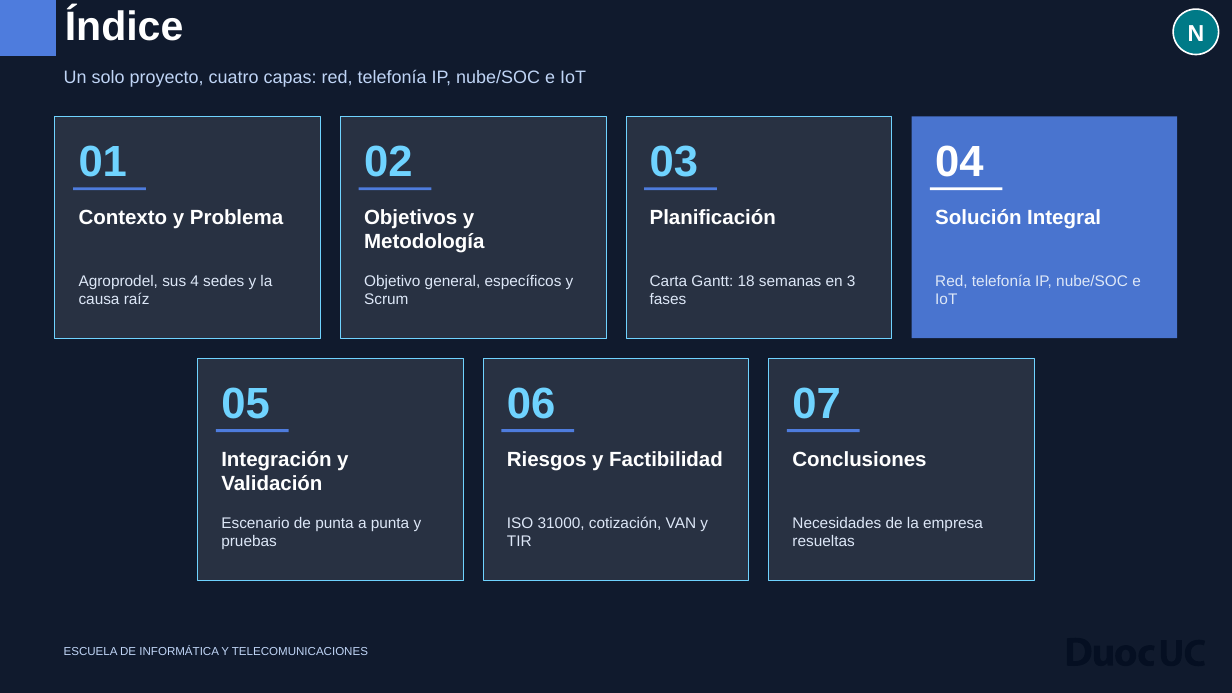
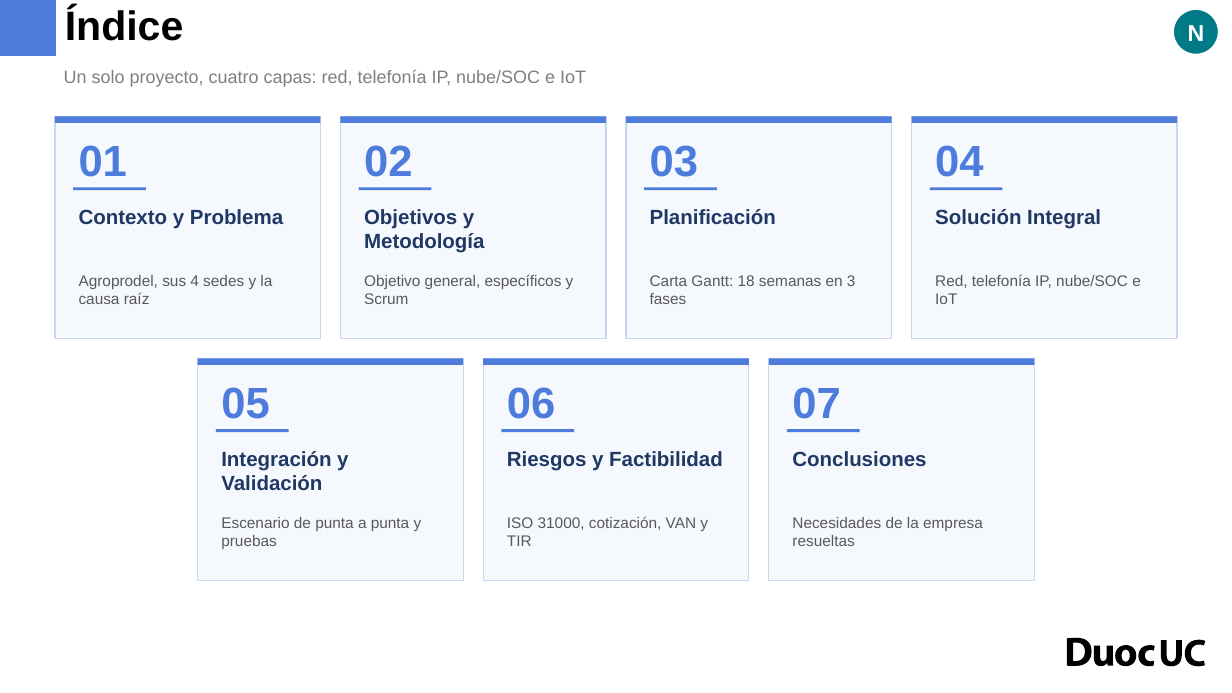
Before and after one commit to erickfranciscobasulto-bit/Proyecto-de-titulo, a slide deck: slide 2 of entrega/Presentacion_Final_Agroprodel_Definitiva_v2.pptx. Drawn at 1232x693 pixels with LibreOffice and Linux fonts; fonts in the diff are those of the drawing; background and template pictures are left out; a plain dark background stands for a picture behind light text. Boxes give left, top, right and bottom in pixels: in the first picture for what was removed or moved away, otherwise in the second. Text is boxed around its words. In the diff, an @@ line names an element or a change of style, - is before the commit and + after.

```diff
--- a/entrega/Presentacion_Final_Agroprodel_Definitiva_v2.pptx
+++ b/entrega/Presentacion_Final_Agroprodel_Definitiva_v2.pptx
@@ background picture (left out) to #FFFFFF @@
@@ rectangle removed at <box>0,0,1232,693</box> @@
@@ rectangle removed at <box>0,0,56,56</box> @@
@@ text "Índice" at <box>65,7,184,41</box>: text colour #FFFFFF to #000000 @@
@@ text "Un solo proyecto, cuatro capas: ..." at <box>64,70,586,87</box>: text colour #BFD4F5 to #7F7F7F @@
@@ fill #FFFFFF at 10% opacity to #F5F8FD; outline #6FD3FF 0.75 pt to #C9D6EE 1 pt in 6 elements at <box>341,116,606,338</box>, <box>627,116,892,338</box>, <box>198,359,463,580</box>, <box>483,359,749,580</box>, <box>769,359,1034,580</box>, <box>55,116,320,338</box> @@
@@ rectangle added at <box>55,116,320,123</box>, fill #4E7CDD @@
@@ rectangle added at <box>341,116,606,123</box>, fill #4E7CDD @@
@@ rectangle added at <box>627,116,892,123</box>, fill #4E7CDD @@
@@ rectangle at <box>912,116,1177,338</box>: fill #4E7CDD at 92% opacity to #F5F8FD; outline none to #C9D6EE 1 pt @@
@@ rectangle added at <box>912,116,1177,123</box>, fill #4E7CDD @@
@@ text "04" at <box>935,145,983,177</box>: text colour #FFFFFF to #4E7CDD @@
@@ rectangle at <box>930,188,1003,190</box>: fill #FFFFFF to #4E7CDD @@
@@ rectangle added at <box>198,359,463,365</box>, fill #4E7CDD @@
@@ rectangle added at <box>483,359,749,365</box>, fill #4E7CDD @@
@@ rectangle added at <box>769,359,1034,365</box>, fill #4E7CDD @@
@@ text colour #6FD3FF to #4E7CDD in 6 elements at <box>79,145,127,177</box>, <box>364,145,412,177</box>, <box>650,145,698,177</box>, <box>221,387,269,419</box>, <box>507,387,555,419</box>, <box>792,387,840,419</box> @@
@@ text colour #FFFFFF to #1F3864 in 7 elements at <box>79,209,283,229</box>, <box>364,209,484,253</box>, <box>650,209,776,224</box>, <box>935,209,1101,229</box>, <box>221,451,348,490</box>, <box>507,451,723,471</box>, <box>792,451,926,467</box> @@
@@ text colour #DDE7F7 to #595959 in 7 elements at <box>79,275,272,304</box>, <box>364,274,574,304</box>, <box>650,275,856,304</box>, <box>935,274,1141,304</box>, <box>221,517,422,549</box>, <box>507,516,708,546</box>, <box>792,517,983,546</box> @@
@@ text removed at <box>64,646,368,655</box> @@
-ESCUELA DE INFORMÁTICA Y TELECOMUNICACIONES
```
